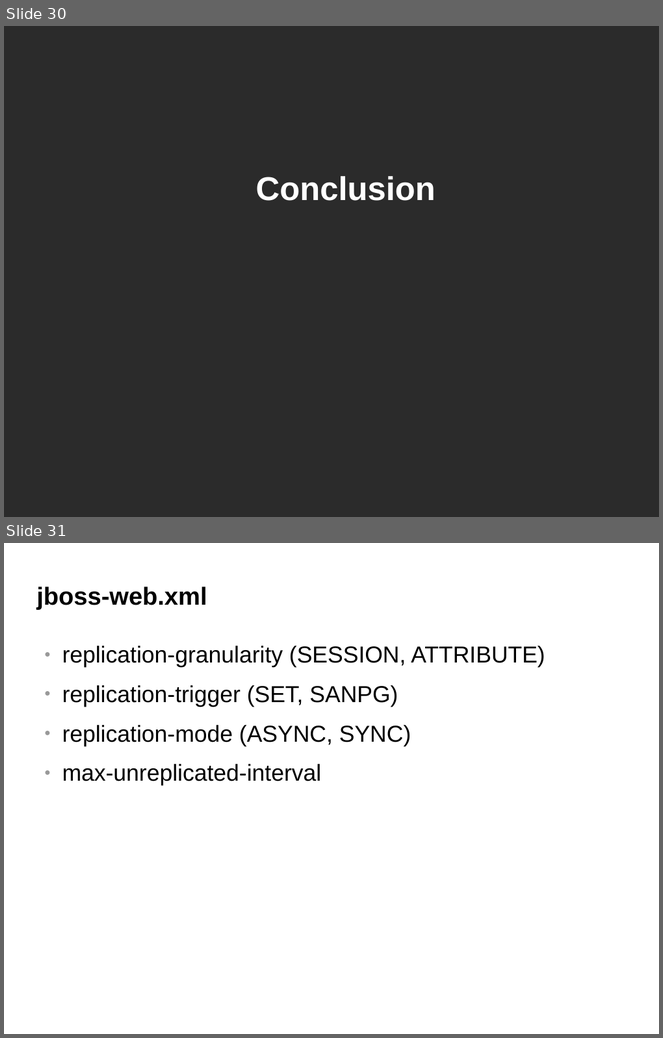
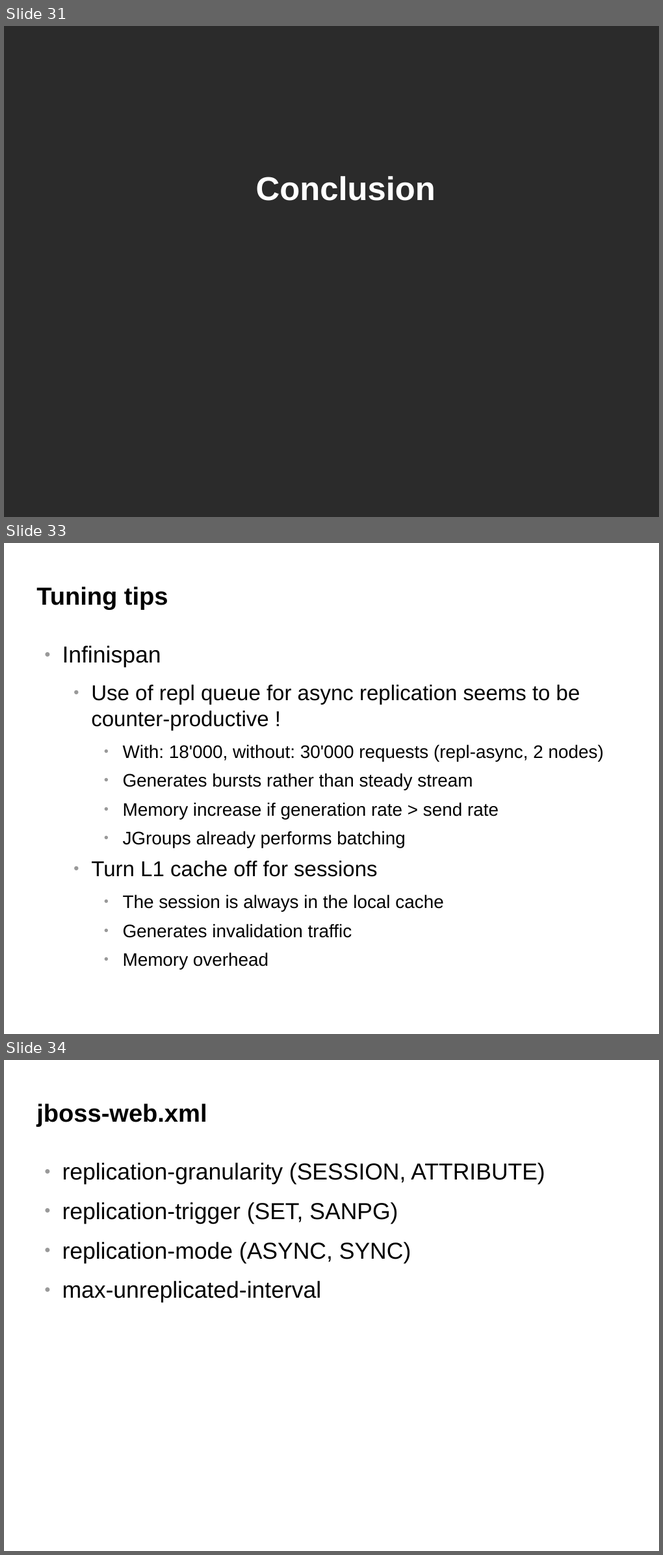
Before and after one commit to belaban/SessionPerf, a slide deck: docs/jbw2012.odp. Shown one above the other, each under a label of ours: slides 30 and 31 before the commit, slides 31, 33 and 34 after it; the slides between them are not shown. The pictures are 663x1038 and 663x1555 pixels, drawn with LibreOffice and Linux fonts; fonts in the diff are those of the drawing; background and template pictures are left out; a plain dark background stands for a picture behind light text. Boxes give left, top, right and bottom in pixels: in the first picture for what was removed or moved away, otherwise in the second. Text is boxed around its words. In the diff, an @@ line names an element or a change of style, - is before the commit and + after.

```diff
--- a/docs/jbw2012.odp
+++ b/docs/jbw2012.odp
@@ slide 33 added at (x1=4, y1=543, x2=659, y2=1034), background #FFFFFF @@
@@ title added at (x1=36, y1=587, x2=168, y2=610), 30 pt, text #000000, bold @@
+Tuning tips
@@ text added at (x1=62, y1=646, x2=604, y2=938), 22 pt, text #000000 @@
+● Infinispan
+  ● Use of repl queue for async replication seems to be counter-productive !
+    ● With: 18'000, without: 30'000 requests (repl-async, 2 nodes)
+    ● Generates bursts rather than steady stream
+    ● Memory increase if generation rate > send rate
+    ● JGroups already performs batching
+  ● Turn L1 cache off for sessions
+    ● The session is always in the local cache
+    ● Generates invalidation traffic
+    ● Memory overhead
@@ what was slide 30 is now slide 31 @@
@@ what was slide 31 is now slide 34 @@
```
Also in this commit, not shown: 3 slides changed, 1 other slide added, 1 other file.
